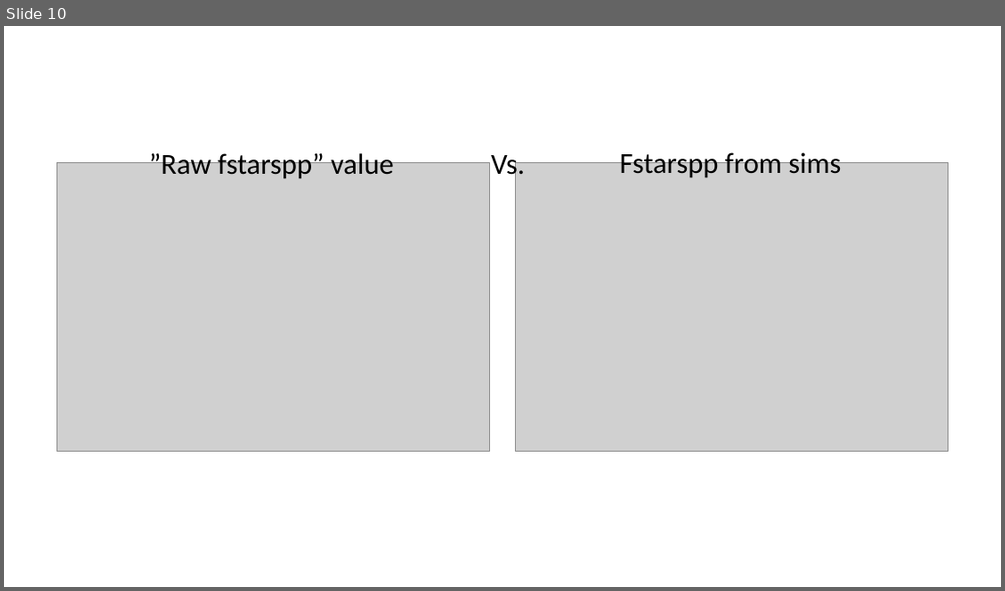
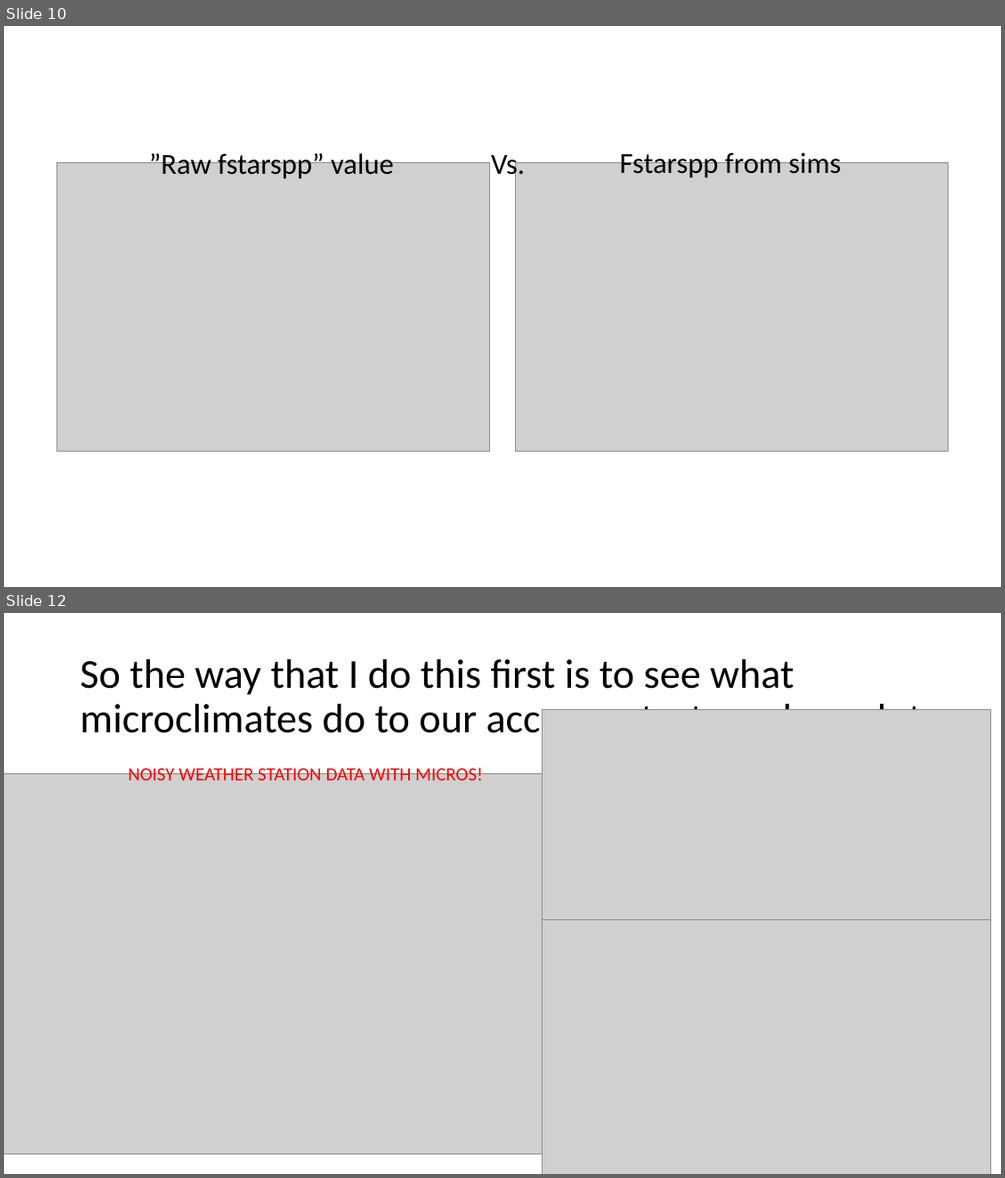
Before and after one commit to cchambe12/microclimates, a slide deck: notes/micro_understandinggdd.pptx. Shown one above the other, each under a label of ours: slide 10 before the commit, slides 10 and 12 after it; the slides between them are not shown. The pictures are 1005x591 and 1005x1178 pixels, drawn with LibreOffice and Linux fonts; fonts in the diff are those of the drawing; grey boxes stand for pictures. Boxes give left, top, right and bottom in pixels: in the first picture for what was removed or moved away, otherwise in the second. Text is boxed around its words. In the diff, an @@ line names an element or a change of style, - is before the commit and + after.

Commit message:
playing with accuracy and figures

```diff
--- a/notes/micro_understandinggdd.pptx
+++ b/notes/micro_understandinggdd.pptx
@@ slide 12 added at (x1=4, y1=613, x2=1001, y2=1174), background #FFFFFF @@
@@ title added at (x1=80, y1=659, x2=922, y2=742), 39.6 pt, text #000000 @@
+So the way that I do this first is to see what microclimates do to our accuracy tests and muplot
@@ picture added at (x1=542, y1=709, x2=991, y2=1008) @@
@@ text added at (x1=128, y1=765, x2=483, y2=780), 18 pt, text #FF0000 @@
+NOISY WEATHER STATION DATA WITH MICROS!
@@ picture added at (x1=4, y1=774, x2=640, y2=1153) @@
@@ picture added at (x1=542, y1=919, x2=991, y2=1174) @@
```
Also in this commit, not shown: 3 other slides added, 23 other files.
